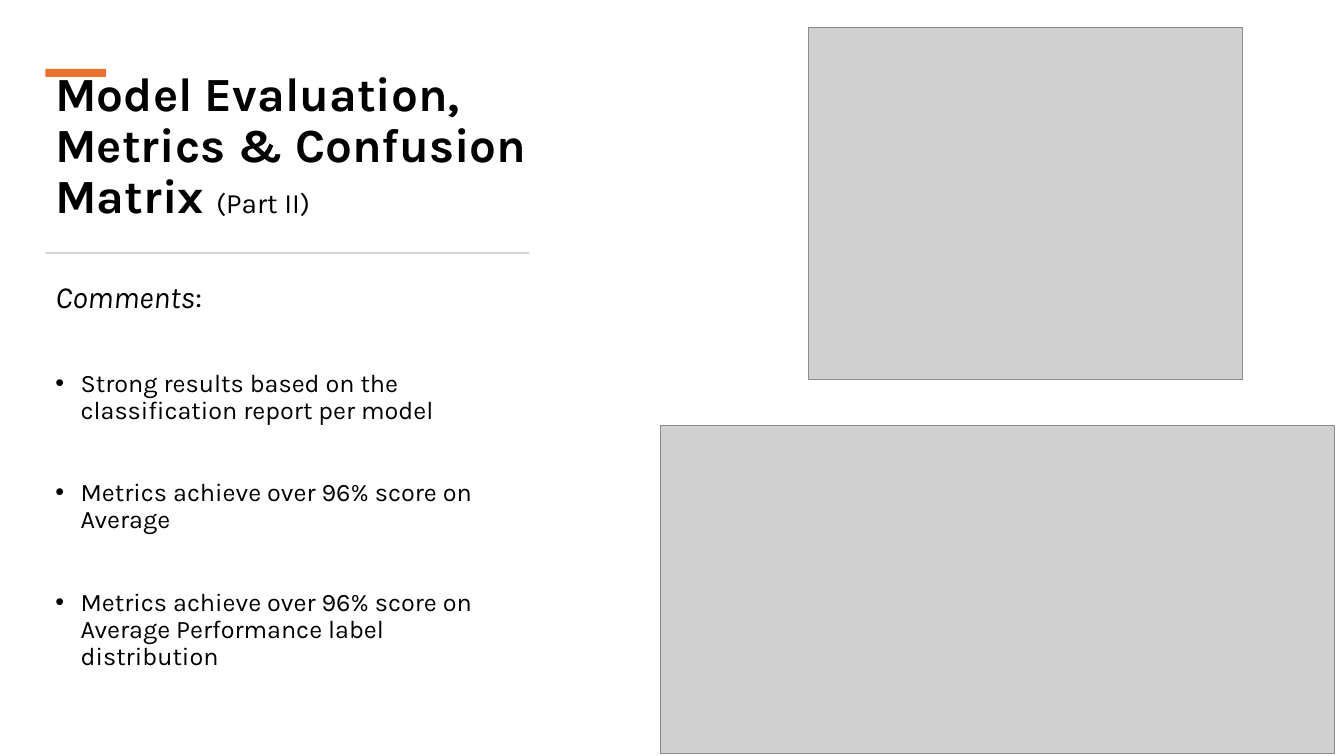
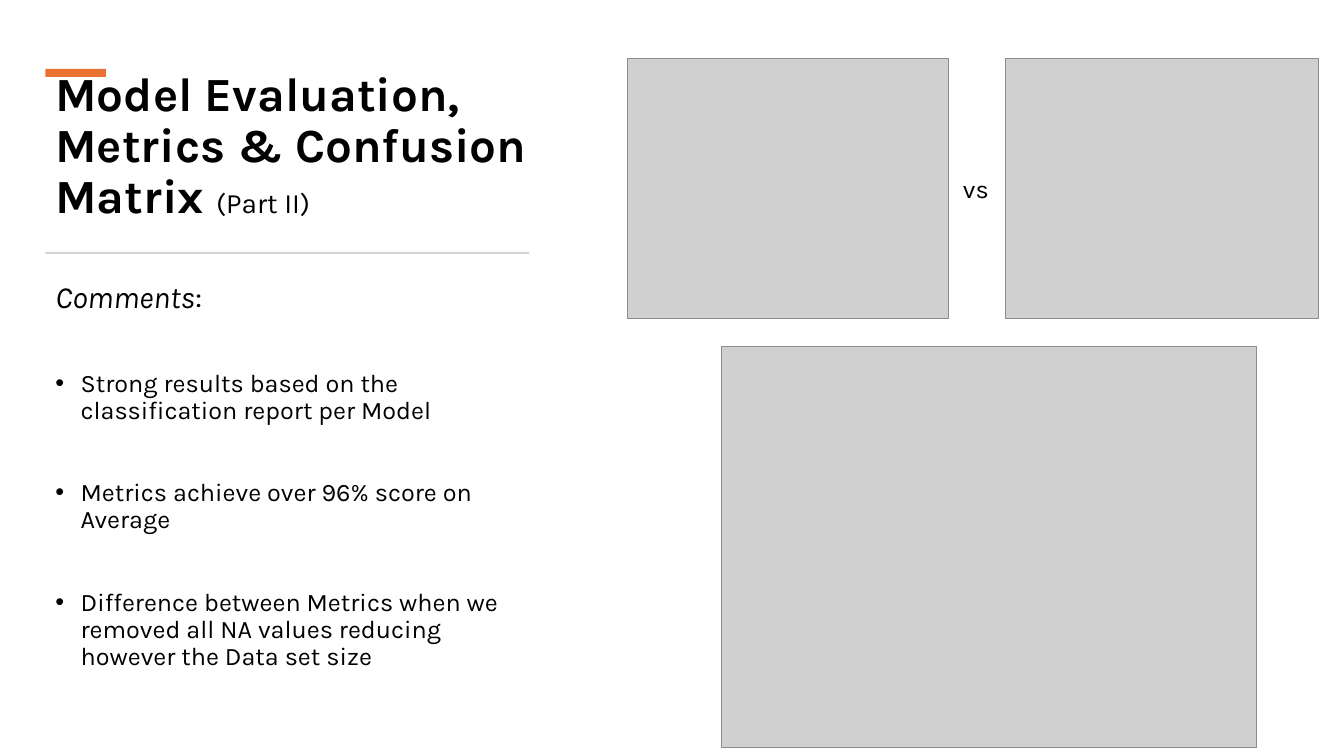
Before and after one commit to Konstant-gk/Chinook_Project, a slide deck: slide 14 of Chinook_Presentation/Project_Future_Chinook_Presentation.pptx. Drawn at 1344x756 pixels with LibreOffice and Linux fonts; fonts in the diff are those of the drawing; grey boxes stand for pictures. Boxes give left, top, right and bottom in pixels: in the first picture for what was removed or moved away, otherwise in the second. Text is boxed around its words. In the diff, an @@ line names an element or a change of style, - is before the commit and + after.

```diff
--- a/Chinook_Presentation/Project_Future_Chinook_Presentation.pptx
+++ b/Chinook_Presentation/Project_Future_Chinook_Presentation.pptx
@@ picture: place and size @@
-picture at <box>809,27,1243,379</box>
+picture at <box>627,58,949,320</box>
@@ picture added at <box>1006,58,1319,320</box> @@
@@ text added at <box>963,185,989,199</box>, 18 pt, text #000000 @@
+vs
@@ picture: place and size @@
-picture at <box>660,425,1335,754</box>
+picture at <box>721,346,1257,748</box>
@@ text at <box>81,374,431,425</box>: text changed @@
-• Strong results based on the classification report per model
+• Strong results based on the classification report per Model
@@ text at <box>81,593,498,666</box>: text changed @@
-• Metrics achieve over 96% score on Average Performance label distribution
+• Difference between Metrics when we removed all NA values reducing however the Data set size
```
Also in this commit, not shown: 13 other slides changed.
